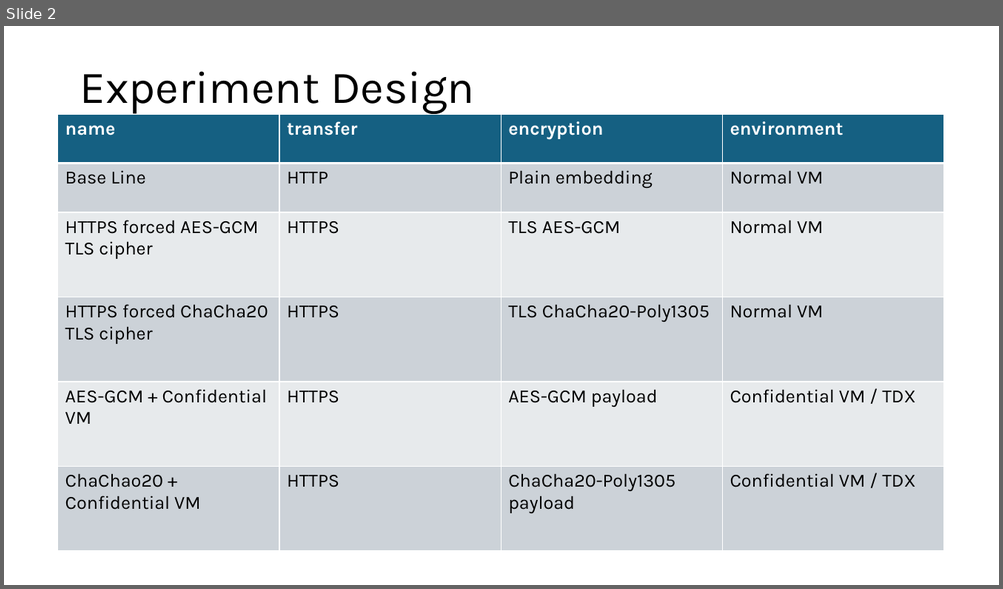
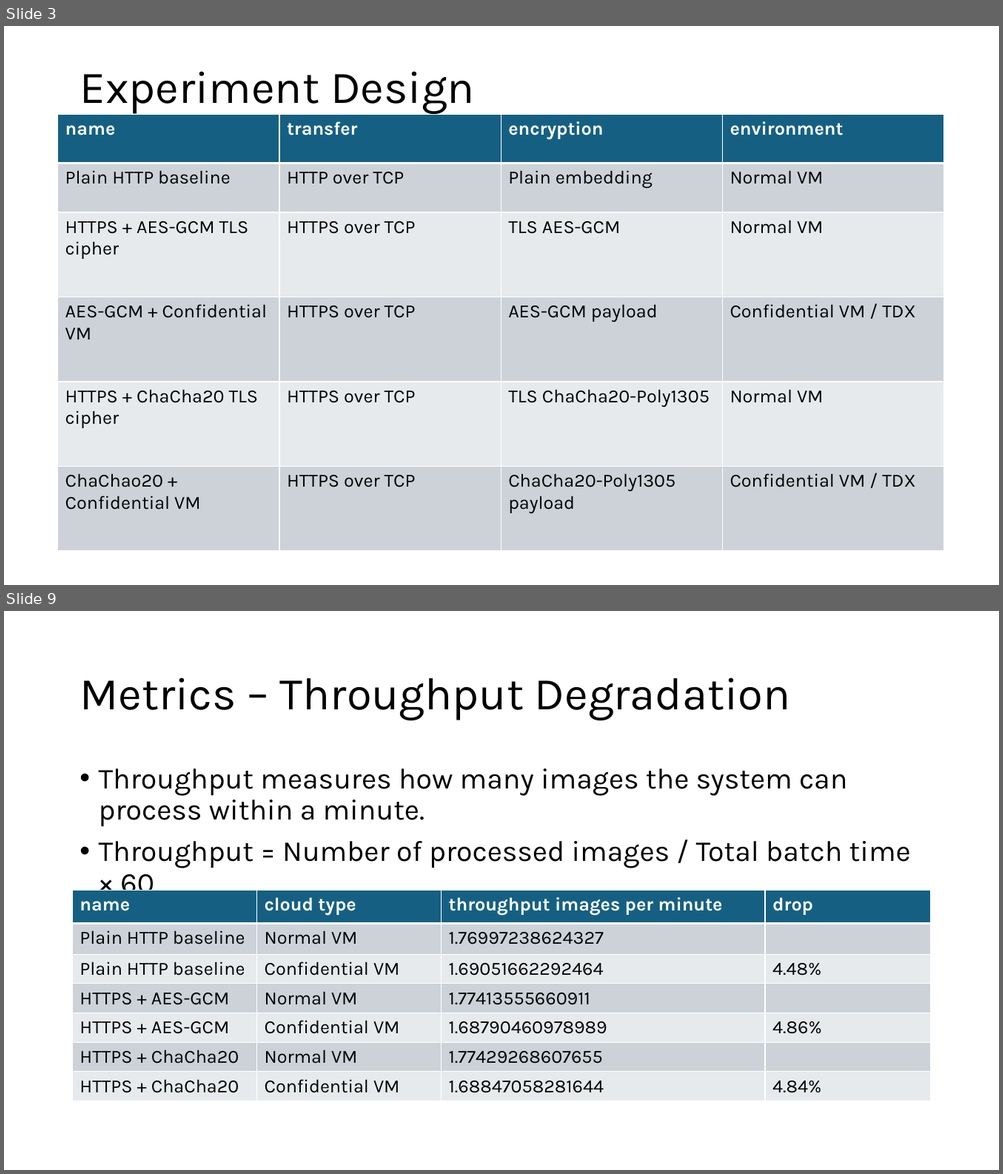
Before and after one commit to YMa10-ACS/CT5195-Master-capstone, a slide deck: Records/experiment.pptx. Shown one above the other, each under a label of ours: slide 2 before the commit, slides 3 and 9 after it; the slides between them are not shown. The pictures are 1003x589 and 1003x1174 pixels, drawn with LibreOffice and Linux fonts; fonts in the diff are those of the drawing. Boxes give left, top, right and bottom in pixels: in the first picture for what was removed or moved away, otherwise in the second. Text is boxed around its words. In the diff, an @@ line names an element or a change of style, - is before the commit and + after.

```diff
--- a/Records/experiment.pptx
+++ b/Records/experiment.pptx
@@ slide 9 added at (4,611,999,1170), background #FFFFFF @@
@@ title added at (79,678,791,721), 44 pt, text #000000 @@
+Metrics – Throughput Degradation
@@ text added at (99,769,910,900), 28 pt, text #000000 @@
+• Throughput measures how many images the system can process within a minute.
+• Throughput = Number of processed images / Total batch time × 60
@@ table added at (73,890,930,1103), 7 rows, 4 columns @@
+name | cloud type | throughput images per minute | drop
+Plain HTTP baseline | Normal VM | 1.76997238624327 | 
+Plain HTTP baseline | Confidential VM | 1.69051662292464 | 4.48%
+HTTPS + AES-GCM | Normal VM | 1.77413555660911 | 
+HTTPS + AES-GCM | Confidential VM | 1.68790460978989 | 4.86%
+HTTPS + ChaCha20 | Normal VM | 1.77429268607655 | 
+HTTPS + ChaCha20 | Confidential VM | 1.68847058281644 | 4.84%
@@ what was slide 2 is now slide 3 @@
@@ slide 3 changed as well @@
@@ table at (58,114,944,551) @@
-row 2, column 1: Base Line
+row 2, column 1: Plain HTTP baseline
-row 2, column 2: HTTP
+row 2, column 2: HTTP over TCP
-row 3, column 1: HTTPS forced AES-GCM TLS cipher
+row 3, column 1: HTTPS + AES-GCM TLS cipher
-row 3, column 2: HTTPS
+row 3, column 2: HTTPS over TCP
-row 4: HTTPS forced ChaCha20 TLS cipher | HTTPS | TLS ChaCha20-Poly1305 | Normal VM
+row 4: AES-GCM + Confidential VM | HTTPS over TCP | AES-GCM payload | Confidential VM / TDX
-row 5: AES-GCM + Confidential VM | HTTPS | AES-GCM payload | Confidential VM / TDX
+row 5: HTTPS + ChaCha20 TLS cipher | HTTPS over TCP | TLS ChaCha20-Poly1305 | Normal VM
-row 6, column 2: HTTPS
+row 6, column 2: HTTPS over TCP
```
Also in this commit, not shown: 1 other slide changed, 12 other slides added, 1 slide removed, 1 other file.
